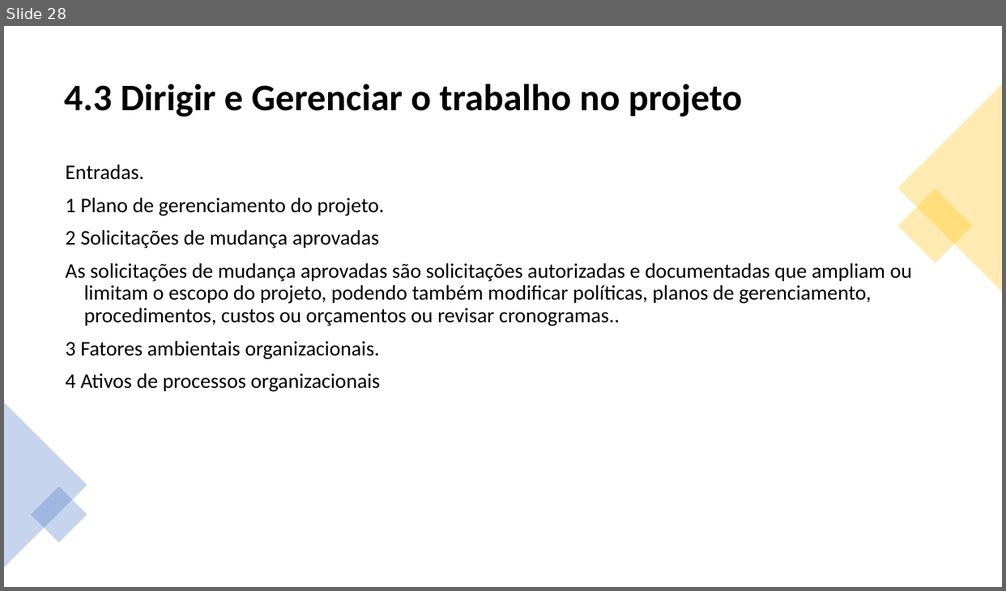
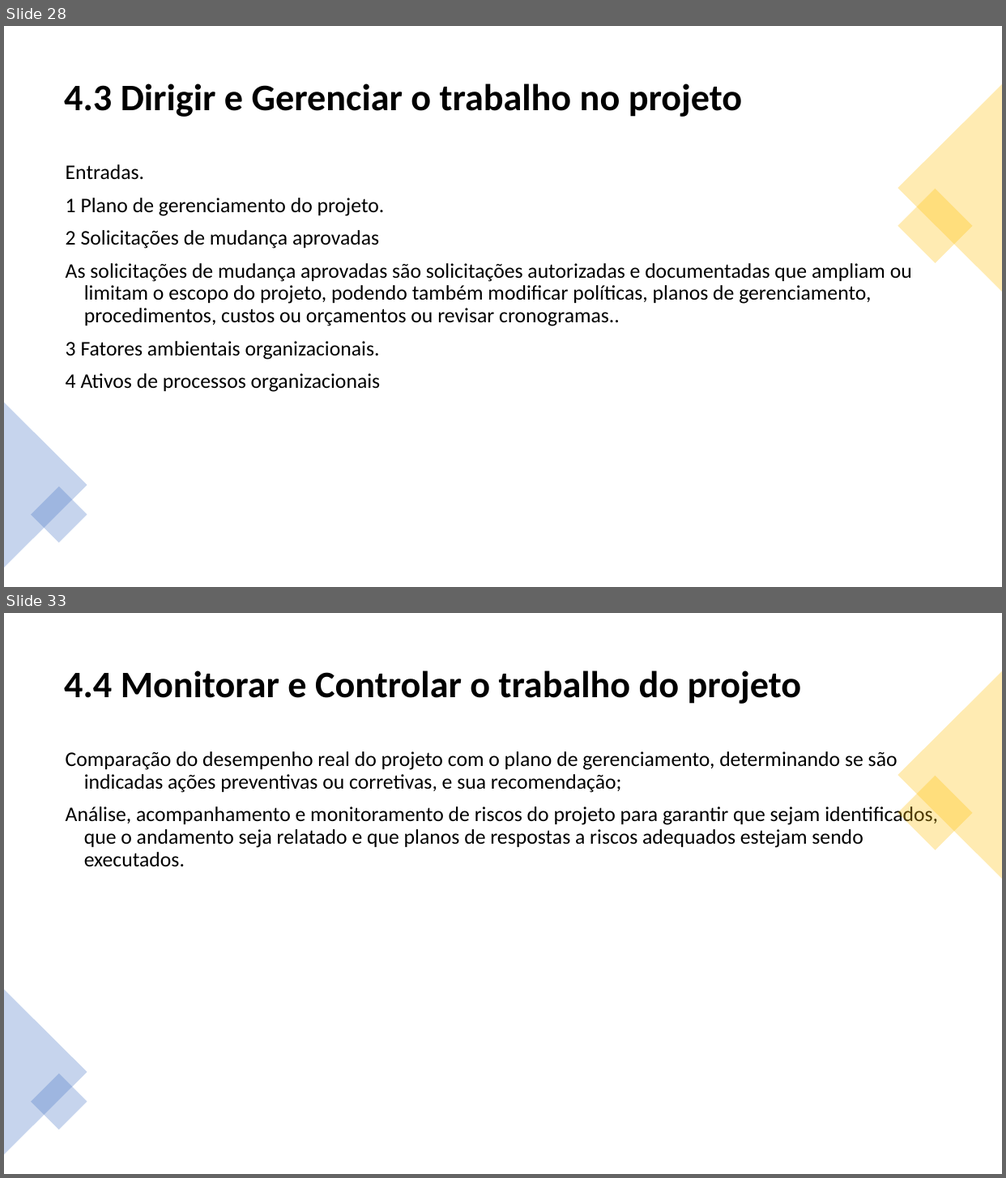
Before and after one commit to jharbes/ADMINISTRACAO-DE-REDES, a slide deck: RELATORIO PROVA P2/relatorio-pmbok-capitulo4-jharbes.pptx. Shown one above the other, each under a label of ours: slide 28 before the commit, slides 28 and 33 after it; the slides between them are not shown. The pictures are 1006x591 and 1006x1178 pixels, drawn with LibreOffice and Linux fonts; fonts in the diff are those of the drawing. Boxes give left, top, right and bottom in pixels: in the first picture for what was removed or moved away, otherwise in the second. Text is boxed around its words. In the diff, an @@ line names an element or a change of style, - is before the commit and + after.

```diff
--- a/RELATORIO PROVA P2/relatorio-pmbok-capitulo4-jharbes.pptx
+++ b/RELATORIO PROVA P2/relatorio-pmbok-capitulo4-jharbes.pptx
@@ slide 33 added at <box>4,613,1002,1174</box>, background #FFFFFF @@
@@ title added at <box>64,671,801,704</box>, 36 pt, text #000000, bold @@
+4.4 Monitorar e Controlar o trabalho do projeto
@@ triangle added at <box>898,671,1002,879</box>, fill #FFC000 at 30% opacity @@
@@ text added at <box>66,752,938,867</box>, 20 pt, text #000000 @@
+Comparação do desempenho real do projeto com o plano de gerenciamento, determinando se são indicadas ações preventivas ou corretivas, e sua recomendação;
+Análise, acompanhamento e monitoramento de riscos do projeto para garantir que sejam identificados, que o andamento seja relatado e que planos de respostas a riscos adequados estejam sendo executados.
@@ rectangle added at <box>898,776,974,851</box>, fill #FFC000 at 30% opacity @@
@@ triangle added at <box>4,990,87,1155</box>, fill #4472C4 at 30% opacity @@
@@ rectangle added at <box>31,1073,87,1130</box>, fill #4472C4 at 30% opacity @@
```
Also in this commit, not shown: 7 other slides added.
